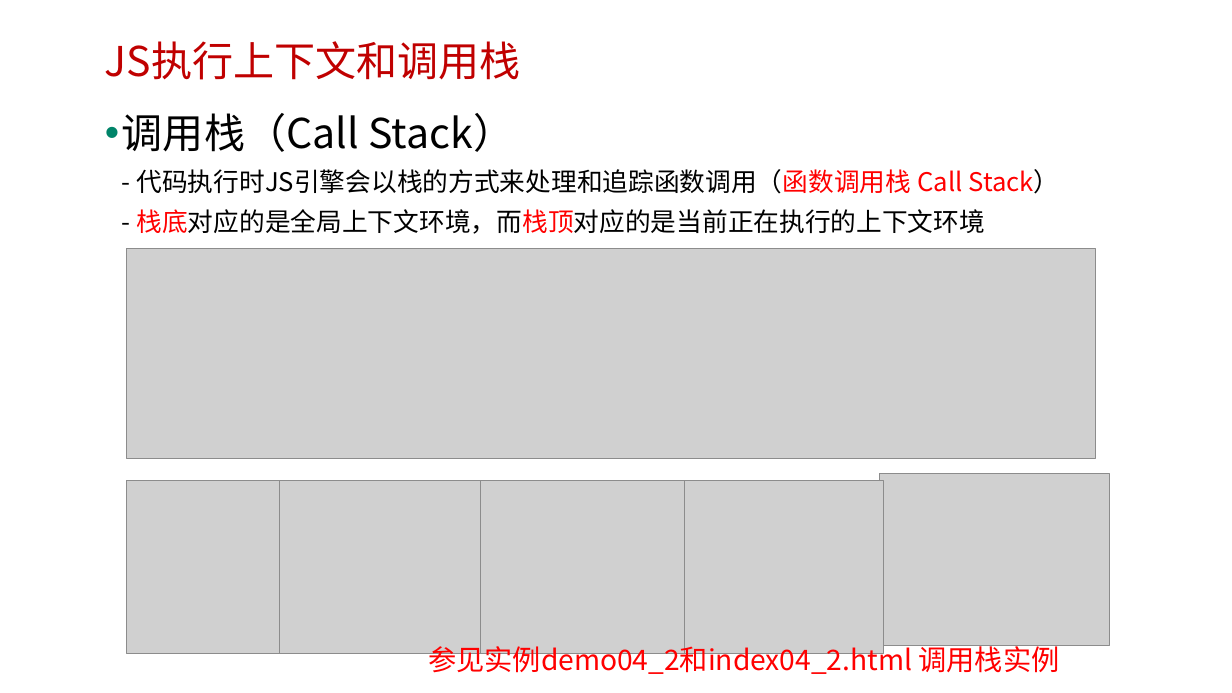
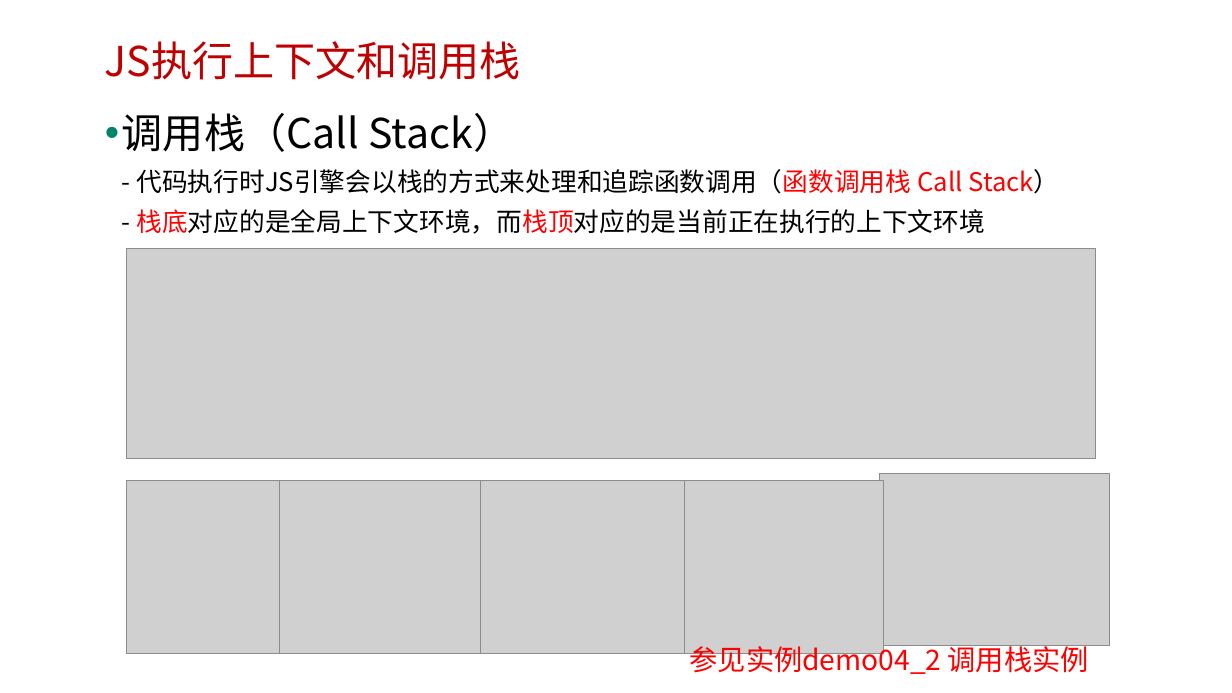
Before and after one commit to edu2act/course-javascript-advanced, a slide deck: slide 11 of 课程PPT/10.JS作用域及执行上下文.pptx. Drawn at 1232x693 pixels with LibreOffice and Linux fonts; fonts in the diff are those of the drawing; grey boxes stand for pictures; background and template pictures are left out. Boxes give left, top, right and bottom in pixels: in the first picture for what was removed or moved away, otherwise in the second. Text is boxed around its words. In the diff, an @@ line names an element or a change of style, - is before the commit and + after.

```diff
--- a/课程PPT/10.JS作用域及执行上下文.pptx
+++ b/课程PPT/10.JS作用域及执行上下文.pptx
@@ text at [690,641,1089,677]: text changed @@
-参见实例demo04_2和index04_2.html 调用栈实例
+参见实例demo04_2 调用栈实例
```
Also in this commit, not shown: 3 other slides changed, 4 other files.
